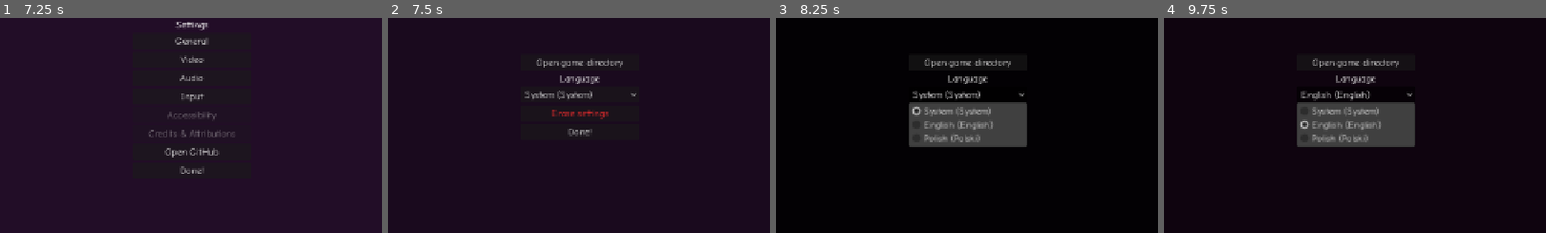
Above: before the commit, frames 1-4 (left to right).
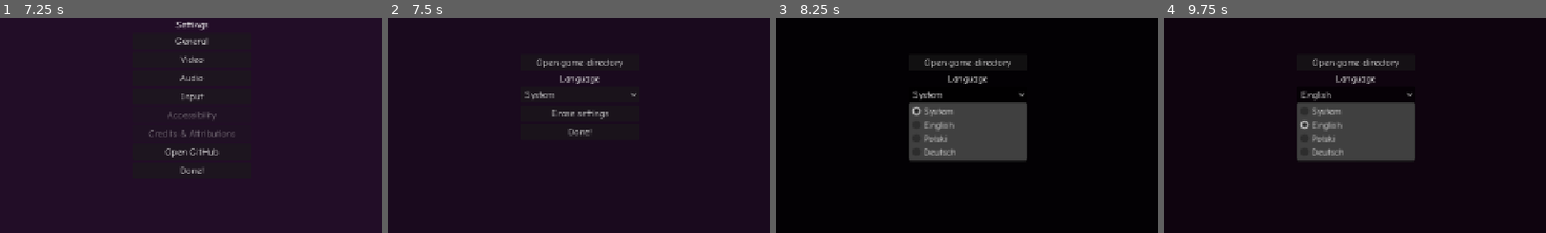
Above: after the commit, the same moments.

Repository: odsoft/AwesomeStickmanVenture
Game: Godot game, scene res://Scenes/lewding.tscn
Same seed, same stepped clock (60 frames per second), same inputs: the game is played once before the commit and once after it.
Inputs:
- Up to frame 1 (7.25 s): tap Enter (menu_accept) at 0.5, 1.25, 2, 2.75, 3.5, 5.75 s; hold D (game_right) 0.53-1.28 s; tap E (game_action) at 0.6, 5.85 s; tap Space (game_jump) at 0.77, 1.52, 3.02, 3.77, 6.02 s; hold S (game_down) 1.28-2.03 s; tap F (game_alt_action) at 1.35 s; hold D (game_right) 2.03-2.78 s; tap Ctrl (game_crouch) at 2.1 s; hold W (game_up) 2.78-3.53 s; tap Backspace (game_lands) at 2.85 s; hold A (game_left) 3.53-4.25 s; tap Shift (game_run) at 3.6 s; click "Play" at 4.25 s; click "Play" at 5 s; hold A (game_left) 5.78-6.5 s; click "Settings" at 6.5 s
- Up to frame 2 (7.5 s): click "General" at 7.25 s
- Up to frame 3 (8.25 s): click "System (System)" (after the commit: "System") at 8 s
- Up to frame 4 (9.75 s): click "Done!" at 8.75 s; click "English (English)" (after the commit: "English") at 9.5 s
The pictures show only the part of the screen within x 25-75%, y 30-80%; the shares and areas given below are measured in that part.

Frame 1 is identical in both runs. In frame 2, 0.5% of the frame differs, in the area x 43-58%, y 33-48%; in frame 3, 2.7%, in the area x 34-66%, y 33-67%; in frame 4, 2.7%.

Commit message:
Update translations (+ enable German)

Diff:
--- a/Scenes/title_screen.tscn
+++ b/Scenes/title_screen.tscn
@@ -58,53 +58,6 @@
 layout_mode = 2
 mouse_default_cursor_shape = 2
 text = "title_root_exit"
-
-[node name="EraseSuccess" type="CanvasLayer" parent="TitleUI/TitleMenu" unique_id=1539039571]
-layer = 95
-visible = false
-
-[node name="EraseSuccessBackground" type="ColorRect" parent="TitleUI/TitleMenu/EraseSuccess" unique_id=1559392677]
-anchors_preset = 15
-anchor_right = 1.0
-anchor_bottom = 1.0
-grow_horizontal = 2
-grow_vertical = 2
-color = Color(0, 0, 0, 0.77254903)
-
-[node name="EraseSuccessOptions" type="VBoxContainer" parent="TitleUI/TitleMenu/EraseSuccess" unique_id=1390593764]
-anchors_preset = 8
-anchor_left = 0.5
-anchor_top = 0.5
-anchor_right = 0.5
-anchor_bottom = 0.5
-offset_left = -20.0
-offset_top = -20.0
-offset_right = 20.0
-offset_bottom = 20.0
-grow_horizontal = 2
-grow_vertical = 2
-
-[node name="EraseSuccessLabelHead" type="Label" parent="TitleUI/TitleMenu/EraseSuccess/EraseSuccessOptions" unique_id=1093151]
-layout_mode = 2
-text = "confirm_complete"
-horizontal_alignment = 1
-vertical_alignment = 1
-
-[node name="EraseSuccessLabel" type="Label" parent="TitleUI/TitleMenu/EraseSuccess/EraseSuccessOptions" unique_id=608826539]
-layout_mode = 2
-text = "set_general_erase_success"
-horizontal_alignment = 1
-vertical_alignment = 1
-
-[node name="EraseSuccessYesNo" type="HBoxContainer" parent="TitleUI/TitleMenu/EraseSuccess/EraseSuccessOptions" unique_id=502999963]
-layout_mode = 2
-alignment = 1
-
-[node name="EraseSuccessOkButton" type="Button" parent="TitleUI/TitleMenu/EraseSuccess/EraseSuccessOptions/EraseSuccessYesNo" unique_id=1576046844]
-custom_minimum_size = Vector2(75, 0)
-layout_mode = 2
-mouse_default_cursor_shape = 2
-text = "button_ok"
 
 [node name="TextureRect" type="TextureRect" parent="TitleUI/TitleMenu" unique_id=56095694]
 anchors_preset = 8
@@ -231,11 +184,6 @@
 [node name="EraseSetButton" type="Button" parent="TitleUI/SettingsGeneralMenu/SetGenOptions" unique_id=1003360753]
 layout_mode = 2
 mouse_default_cursor_shape = 2
-theme_override_colors/font_color = Color(1, 0.18, 0.18, 1)
-theme_override_colors/font_focus_color = Color(1, 0.18, 0.18, 1)
-theme_override_colors/font_pressed_color = Color(1, 0.18, 0.18, 1)
-theme_override_colors/font_hover_color = Color(1, 0.18, 0.18, 1)
-theme_override_colors/font_hover_pressed_color = Color(1, 0.18, 0.18, 1)
 text = "set_general_erase"
 
 [node name="SetGenBackButton" type="Button" parent="TitleUI/SettingsGeneralMenu/SetGenOptions" unique_id=1749666142]
@@ -478,7 +426,6 @@
 
 [connection signal="pressed" from="TitleUI/TitleMenu/TitleOptions/SetButton" to="." method="_on_set_button_pressed"]
 [connection signal="pressed" from="TitleUI/TitleMenu/TitleOptions/ExitButton" to="." method="_on_exit_button_pressed"]
-[connection signal="pressed" from="TitleUI/TitleMenu/EraseSuccess/EraseSuccessOptions/EraseSuccessYesNo/EraseSuccessOkButton" to="." method="_on_erase_success_ok_button_pressed"]
 [connection signal="pressed" from="TitleUI/SettingsMenu/SetOptions/GenButton" to="." method="_on_gen_button_pressed"]
 [connection signal="pressed" from="TitleUI/SettingsMenu/SetOptions/VidButton" to="." method="_on_vid_button_pressed"]
 [connection signal="pressed" from="TitleUI/SettingsMenu/SetOptions/AudButton" to="." method="_on_aud_button_pressed"]
--- a/Scripts/Globals.gd
+++ b/Scripts/Globals.gd
@@ -7,8 +7,8 @@
 
 
 # define languages for indexing purposes
-const LANGUAGES = ["sys", "en", "pl"]
-const LANGUAGES_FULL = ["System", "English", "Polski"]
+const LANGUAGES = ["System", "English", "Polski", "Deutsch"]
+const LANGS = ["sys", "en", "pl", "de"]
 const RESOLUTIONS = ["854x480", "1280x720", "1920x1080"]
 const KEYBIND_ACTIONS = [
 	"menu_left",
@@ -41,7 +41,7 @@
 const DEFAULT_SETTINGS = {
 	# template for a new settings file
 	"general": {
-		"language": 0, # 0 - system, 1 - english, 2 - polish, 3 - german (future), 4 - spanish (future), 5 - french (future)
+		"language": 0, # 0 - system, 1 - english, 2 - polish, 3 - german
 	},
 	"video": {
 		"display": 0,  # 0 - windowed, 1 - borderless, 2 - fullscreen
@@ -70,7 +70,7 @@
 const SETTINGS_ALLOWED = {
 	# allowed values for settings, for validation purposes; if an array has exactly two floats, it will be treated as a range
 	"general": {
-		"language": [0, 1],
+		"language": [0, 1, 2, 3],
 	},
 	"video": {
 		"display": [0, 1, 2],
@@ -170,7 +170,7 @@
 	if general["language"] == 0:
 		TranslationServer.set_locale(OS.get_locale())
 	else:
-		TranslationServer.set_locale(LANGUAGES[general["language"]])
+		TranslationServer.set_locale(LANGS[general["language"]])
 
 func initialize_settings() -> void:
 	print("[INFO] Initializing settings...")
--- a/Scripts/title_screen.gd
+++ b/Scripts/title_screen.gd
@@ -107,8 +107,8 @@
 	$TitleUI/SettingsMenu.visible = false
 	$TitleUI/SettingsGeneralMenu.visible = true
 	$TitleUI/SettingsGeneralMenu/SetGenOptions/LangButton.clear()
-	for i in Globals.LANGUAGES:
-		$TitleUI/SettingsGeneralMenu/SetGenOptions/LangButton.add_item("%s (%s)" % [tr("lang_"+i), Globals.LANGUAGES_FULL[Globals.LANGUAGES.find(i)]])
+	for i in len(Globals.LANGUAGES):
+		$TitleUI/SettingsGeneralMenu/SetGenOptions/LangButton.add_item(Globals.LANGUAGES[i])
 	$TitleUI/SettingsGeneralMenu/SetGenOptions/LangButton.selected = Globals.current_settings["general"]["language"]
 
 func _on_game_dir_button_pressed() -> void:
@@ -118,8 +118,8 @@
 	Globals.current_settings["general"]["language"] = index
 	Globals.apply_settings()
 	$TitleUI/SettingsGeneralMenu/SetGenOptions/LangButton.clear()
-	for i in Globals.LANGUAGES:
-		$TitleUI/SettingsGeneralMenu/SetGenOptions/LangButton.add_item("%s (%s)" % [tr("lang_"+i), Globals.LANGUAGES_FULL[Globals.LANGUAGES.find(i)]])
+	for i in len(Globals.LANGUAGES):
+		$TitleUI/SettingsGeneralMenu/SetGenOptions/LangButton.add_item(Globals.LANGUAGES[i])
 	$TitleUI/SettingsGeneralMenu/SetGenOptions/LangButton.selected = Globals.current_settings["general"]["language"]
 	Globals.save_settings()
 
@@ -174,12 +174,7 @@
 	Globals.save_settings()
 	$TitleUI/SettingsGeneralMenu.visible = false
 	$TitleUI/TitleMenu.visible = true
-	$TitleUI/TitleMenu/EraseSuccess.visible = true
 
 
 func _on_erase_set_button_pressed() -> void:
 	$TitleUI/SettingsGeneralMenu/EraseConfirm.visible = true
-
-
-func _on_erase_success_ok_button_pressed() -> void:
-	$TitleUI/TitleMenu/EraseSuccess.visible = false
--- a/project.godot
+++ b/project.godot
@@ -145,7 +145,7 @@
 
 [internationalization]
 
-locale/translations=PackedStringArray("res://translations.en.translation", "res://translations.pl.translation")
+locale/translations=PackedStringArray("res://translations.en.translation", "res://translations.pl.translation", "res://translations.de.translation")
 
 [rendering]
 
--- a/translations.csv
+++ b/translations.csv
@@ -10,10 +10,10 @@
 switch_on,"ON","WŁ","EIN"
 switch_off,"OFF","WYŁ","AUS"
 ask_sure,"Are you sure?","Czy na pewno?","Bist du sicher?"
-confirm_complete,"Operation complete.","Operacja ukończona."
+ask_erase,"This can't be undone.","Nie da się tego cofnąć.","Nicht rückgängig machbar."
 # --- SPLASH SCREEN ---
 log_made_by,"Made by OdSoft","Gra stworzona przez OdSoft"
-splash_presents,"presents...","przedstawia..."
+splash_presents,"presents...","przedstawia...","präsentiert..."
 # --- TITLE SCREEN ---
 title_root_play,"Play","Graj","Spielen"
 title_root_set,"Settings","Ustawienia","Einstellungen"
@@ -26,30 +26,26 @@
 settings_access,"Accessibility","Ułatwienia dostępu"
 settings_credits,"Credits & Attributions","Twórcy i atrybucje"
 settings_feedback,"Open GitHub","Otwórz GitHuba","GitHub öffnen"
+settings_contact,"Get in touch","Skontaktuj się","Kontakt aufnehmen"
 # --- GENERAL SETTINGS ---
 set_general_opendir,"Open game directory","Otwórz katalog gry","Spielverzeichnis öffnen"
 set_general_lang,"Language","Język","Sprache"
-lang_sys,"System","System","System"
-lang_en,"English","Angielski","Englisch"
-lang_pl,"Polish","Polski","Polnisch"
-lang_de,"German","Niemiecki","Deutsch"
 set_general_erase,"Erase settings","Wymaż ustawienia","Einstellungen löschen"
-set_general_erase_ask,"All settings will be erased and replaced with default settings.","Wszystkie ustawienia zostaną wymazane i zastąpione domyślnymi."
-set_general_erase_success,"All settings have been erased.","Wszystkie ustawienia zostały wymazane."
+set_general_eraseall,"Erase everything","Wymaż wszystko","Alles löschen"
 # --- VIDEO SETTINGS ---
 set_video_gpu,"Graphics card: %s","Karta graficzna: %s","Grafikkarte: %s"
 set_video_gpu_noid,"Couldn't identify","Nie rozpoznano","Nicht erkannt"
-set_video_resolution,"Resolution","Rozdzielczość"
+set_video_resolution,"Resolution","Rozdzielczość","Auflösung"
 set_video_vsync,"V-Sync","V-Sync","V-Sync"
-set_video_fpslimit,"Limit FPS to %s","Ogranicz FPS do %s"
-set_video_fpslimit_nolimit,"Unlimited","Bez limitu"
-set_video_dispmode,"Display mode","Tryb wyświetlania"
-set_video_dispmode_fullscreen,"Fullscreen","Pełny ekran"
-set_video_dispmode_borderless,"Borderless","Bez ramek"
-set_video_dispmode_windowed,"Windowed","W oknie"
-set_video_showfps,"Show FPS","Pokaż FPS"
+set_video_fpslimit,"Limit FPS to %s","Ogranicz FPS do %s","FPS auf %s begrenzen"
+set_video_fpslimit_nolimit,"Unlimited","Bez limitu","Unbegrenzt"
+set_video_dispmode,"Display mode","Tryb wyświetlania","Anzeigemodus"
+set_video_dispmode_fullscreen,"Fullscreen","Pełny ekran","Vollbild"
+set_video_dispmode_borderless,"Borderless","Bez ramek","Randlos"
+set_video_dispmode_windowed,"Windowed","W oknie","Fenstermodus"
+set_video_showfps,"Show FPS","Pokaż FPS","FPS anzeigen"
 # --- AUDIO SETTINGS ---
-set_audio_out,"Audio output","Wyjście audio","Audioausgang"
+set_audio_out,"Audio output","Wyjście audio","Audioausgabe"
 set_audio_volume,"Volume: %d%%","Głośność: %d%%","Lautstärke: %d%%"
 set_audio_bgm_volume,"BGM Volume: %d%%","Głośność muzyki: %d%%","Musik-Lautstärke: %d%%"
 set_audio_sfx_volume,"SFX Volume: %d%%","Głośność efektów: %d%%","SFX-Lautstärke: %d%%"
